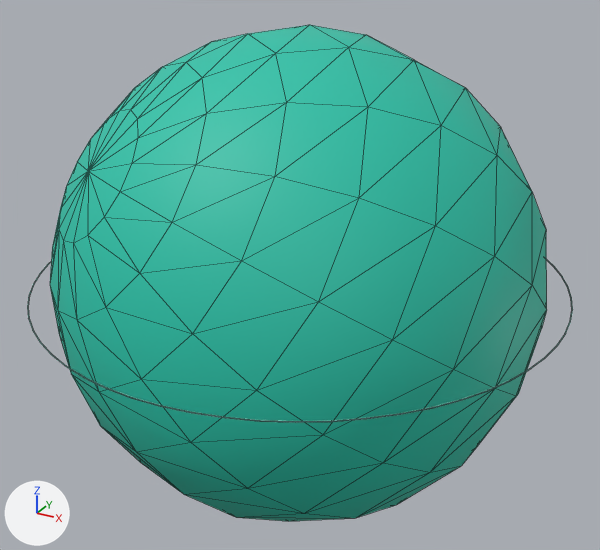
Two versions of the glTF model glb/61.glb, one commit apart.
Rendered twice from a camera (50 mm lens) standing at (1.269, -2.307, 1.154) and looking at (0.0, 0.0, 0.0). Arrows for +X, +Y and +Z are at lower left; the lights stay in place. The first picture is the older version. Mesh edges are drawn as thin lines on the coarser meshes. Where no turn or scale is listed for an object, it has been applied to the vertices.

Objects in the first picture: 'Orbital_6s_0' and 1 more.
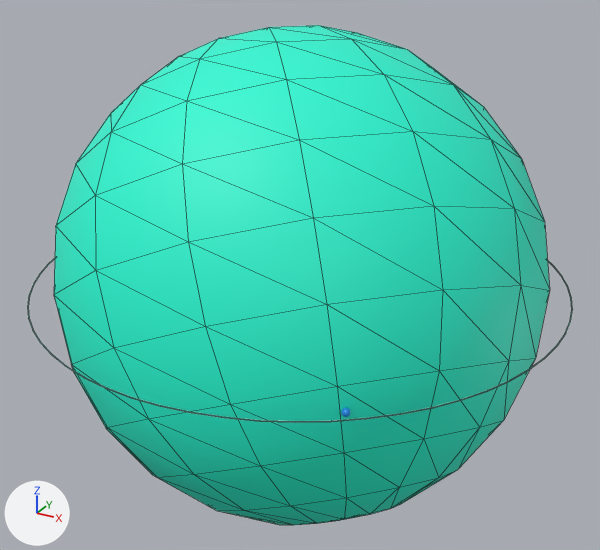
What differs and where, as boxes (x1, y1, x2, y2) in the pictures (600 x 550 px):
'Orbital_6s_0', recoloured, turned: before (50, 25, 547, 521); after (54, 25, 550, 525)

The edits, one by one:
Material 'TMP_orb_61_6s' (mat_tmp_orb_61_6s) changes colour from cyan #26c4aa to cyan #23f7d4; in linear values from (0.0194, 0.554, 0.403) to (0.0165, 0.934, 0.66).
Object 'Orbital_6s_0' (ob_orbital_6s_0) turns from (33, 48, -83) to (7.6, 33, 149) degrees about x, y and z.
